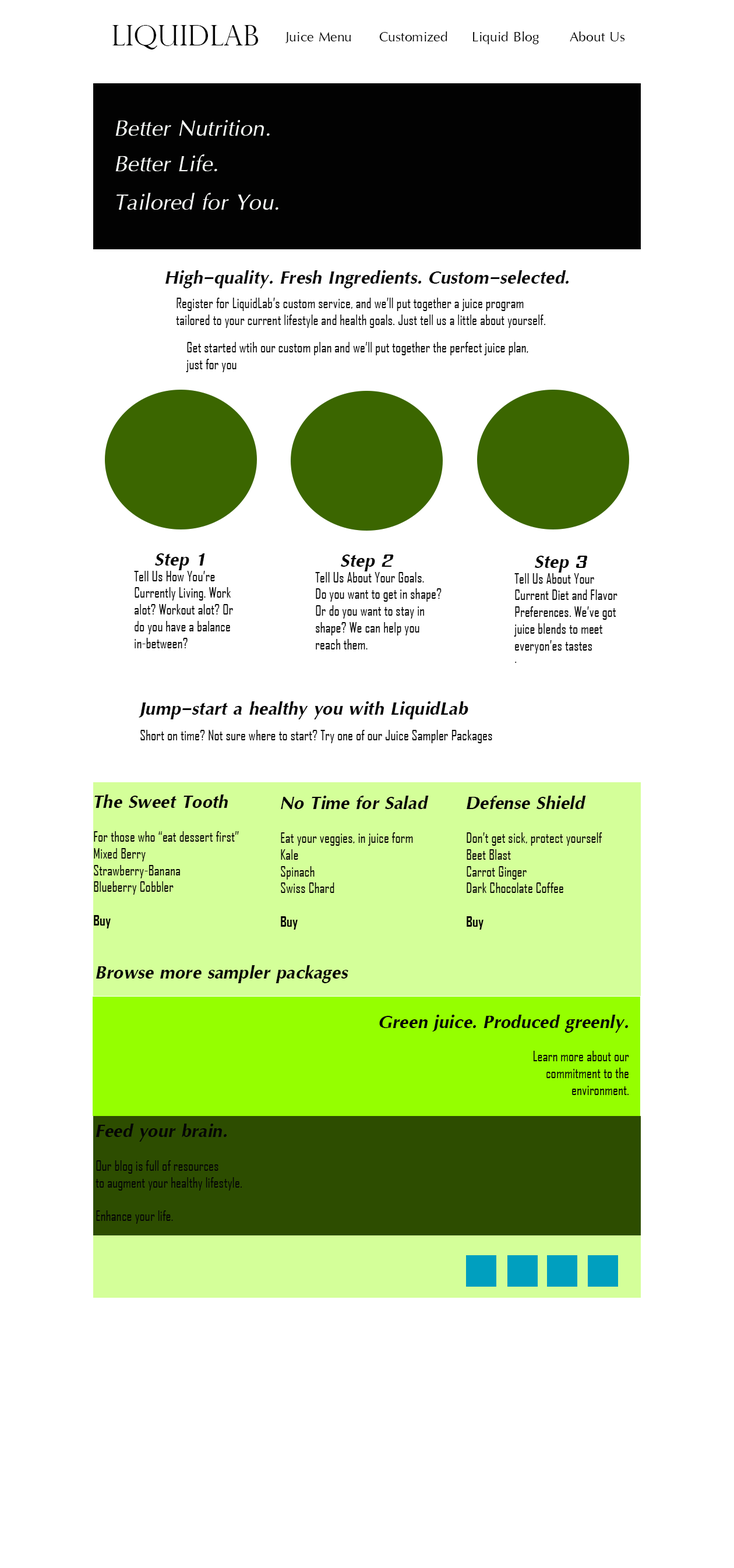
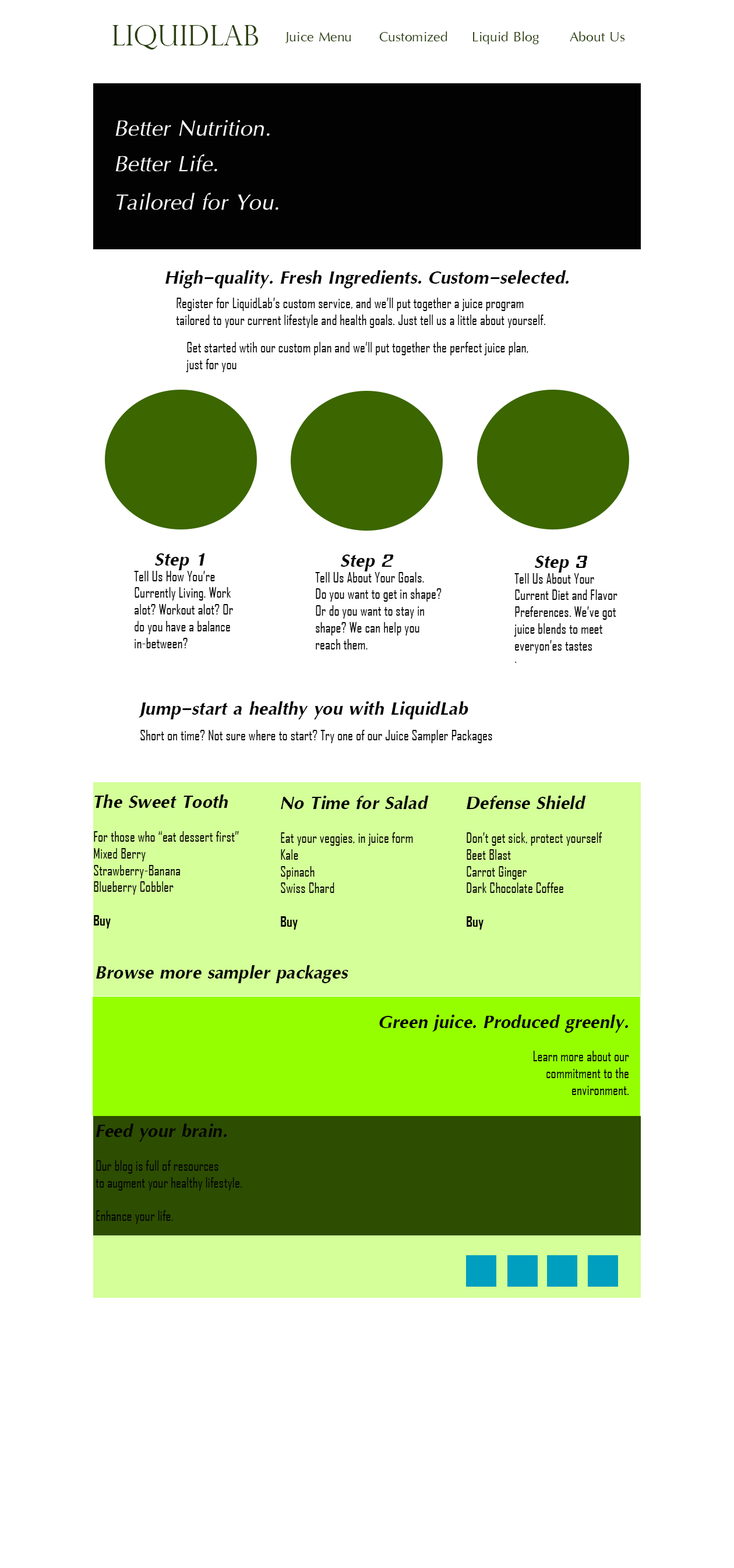
Two versions of the same layered image (734 × 1568). Layer-by-layer changes:
painted on "Register for LiquidLab’s custom service, and we’ll put together" over [176, 297, 546, 328]
painted on "High-quality. Fresh Ingredients. Custom-selected." over [165, 270, 569, 289]
painted on "Get started wtih our custom plan and we’ll put together the per" over [186, 341, 528, 373]
painted on "About Us" over [569, 31, 625, 42]
painted on "Liquid Blog" over [472, 31, 539, 45]
painted on "Customized" over [379, 31, 448, 42]
painted on "LiquidLab" over [111, 25, 259, 50]
painted on "Cold-Pressed Juices" over [284, 32, 351, 44]
